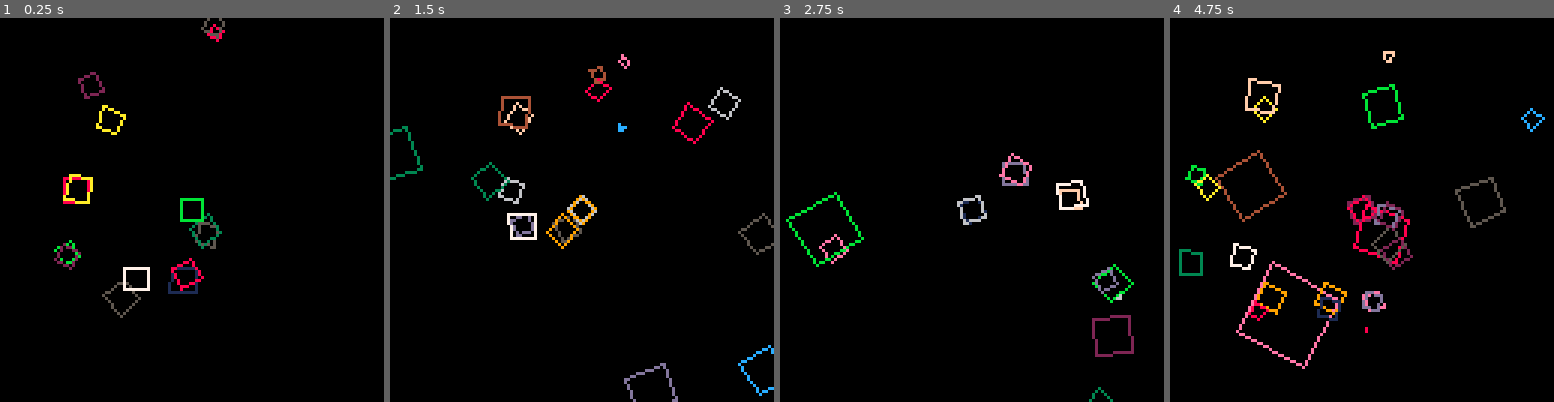
Above: before the commit, frames 1-4 (left to right).
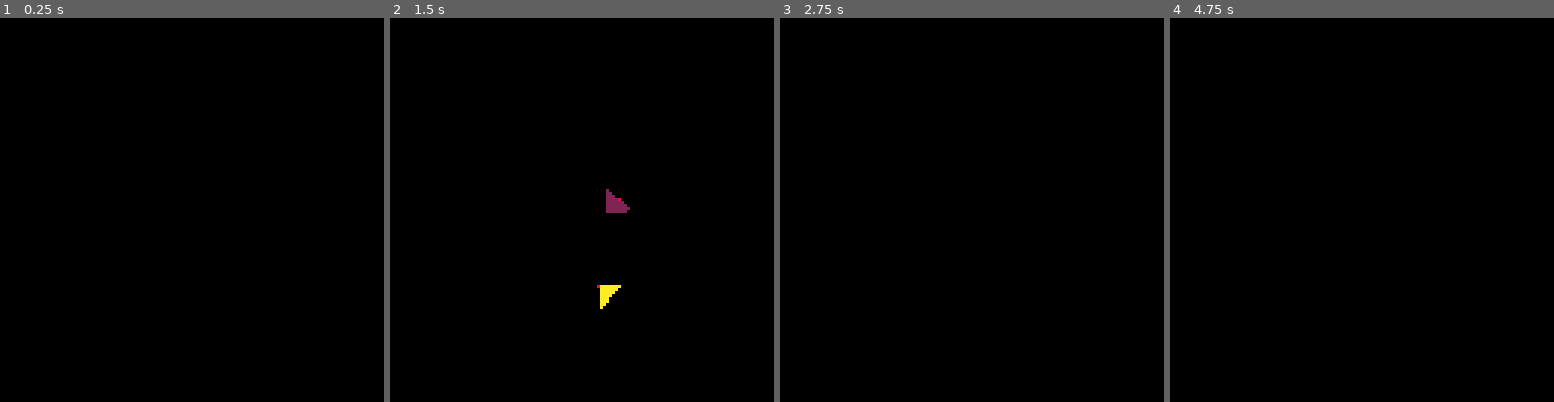
Above: after the commit, the same moments.

Repository: Toofty5/pico8
Game: PICO-8 cartridge shapeshooter.p8
Same seed, same stepped clock (60 frames per second), same inputs: the game is played once before the commit and once after it.
Inputs:
- Up to frame 1 (0.25 s): no input
- Up to frame 2 (1.5 s): tap X (X key) at 0.33, 1.07 s
- Up to frame 3 (2.75 s): hold Right 1.6-2.1 s; tap X (X key) at 1.85 s; hold Up 2.15-2.42 s; hold Right from 2.47 s (still down)
- Up to frame 4 (4.75 s): tap X (X key) at 2.97, 4.08 s; release Right at 3.03 s; hold Left 3.08-3.58 s; hold Down 3.63-3.97 s; hold Right 4.02-4.68 s; hold Up from 4.73 s (still down)

The runs differ from the first frame. In frame 1, 2.0% of the frame differs, in the area x 14-59%, y 0-79%; in frame 2, 3.1%; in frame 3, 1.9%; in frame 4, 4.2%, in the area x 2-98%, y 8-92%.

Commit message:
trifill needs work

Diff:
--- a/shapeshooter.p8
+++ b/shapeshooter.p8
@@ -4,14 +4,16 @@
 function _init()
 	things={}
 	spawn_x=64
-	spawn_y=64
+	spawn_y=128
 	spawn_v=10
 	gravity=1
 	angle=.25
+
 end
 
 function _draw()
 	cls()
+	test()
 
 	for thing in all(things) do
 		local x=thing.x
@@ -20,12 +22,12 @@
 		local r=thing.r
 		local col=thing.col
 		//circfill(thing.x,thing.y,thing.z,thing.col)
-		sqr(x,y,z,r,col)
+		sqrfill(x,y,z,r,col)
 	end
 end
 
 function _update()
-	if btn(❎) then
+	if btnp(❎) then
 		spawn(1)
 	end
 	if btn(⬅️) then
@@ -52,8 +54,6 @@
 			del(things,thing)
 		end
 	end
-	spawn(1)
-	angle+=.1
 end
 
 water={1,6,7,12}
@@ -98,6 +98,102 @@
 	line(x3,y3,x4,y4,col)
 	line(x4,y4,x1,y1,col)
 end
+
+function sqrfill(x,y,size,r,col)
+	local r0=r
+	local r1=r+0.25
+	local r2=r+0.5
+	local r3=r+0.75
+	x1=x+size*cos(r0)
+	y1=y+size*sin(r0)
+	x2=x+size*cos(r1)
+	y2=y+size*sin(r1)
+	x3=x+size*cos(r2)
+	y3=y+size*sin(r2)
+	x4=x+size*cos(r3)
+	y4=y+size*sin(r3)
+
+	trifill({x1,y1,x2,y2,x3,y3},col)
+	pset(x2,y2,8)
+	//trifill({x3,y3,x4,y4,x1,y1},col)
+
+end
+-->8
+function trifill(vertices,col)
+	v_sort(vertices)
+
+	local x1=vertices[1]
+	local y1=vertices[2]
+	local x2=vertices[3]
+	local	y2=vertices[4]
+	local x3=vertices[5]
+	local y3=vertices[6]
+
+	local noleft=false
+	local noright=false
+	local slope_a1
+	local slope_a2
+	local slope_a3
+
+	if x1==x2 then
+		noleft=true
+	else
+	 slope_a1=(y2-y1)/(x2-x1)
+	end
+
+	if x3==x1 then
+		noright=true
+	else
+	 slope_a2=(y3-y1)/(x3-x1)
+	end
+
+	if noleft and noright then
+		line(x1,y1,x2,y2,col)
+		line(x2,y2,x3,y3,col)
+
+	else
+	 slope_a3=(y3-y2)/(x3-x2)
+
+		if not noleft then
+			for i=0,x2-x1 do
+				local py1=y1+i*slope_a1
+				local py2=y1+i*slope_a2
+				line(i+x1,py1,i+x1,py2,col)
+			end
+		end
+
+		if not noright then
+			for i=x2,x3 do
+				local py1=y2+(i-x2)*slope_a3
+				local py2=y1+(i-x1)*slope_a2
+				line(i,py1,i,py2,col)
+			end
+		end
+	end
+end
+
+//sort vertex tables by x
+function v_sort(a)
+	for i=1,#a,2 do
+		local j=i
+		while j>1 and a[j-2] > a[j] do
+			a[j],a[j-2] = a[j-2],a[j]
+			a[j+1],a[j-1] = a[j-1],a[j+1]
+		end
+	end
+end
+
+
+-->8
+--test
+
+function test()
+	local tri={30,40,
+												70,20,
+												30,90}
+	trifill(tri)
+
+end
 __gfx__
 00000000000000000000000000000000000000000000000000000000000000000000000000000000000000000000000000000000000000000000000000000000
 00000000000000000000000000000000000000000000000000000000000000000000000000000000000000000000000000000000000000000000000000000000
